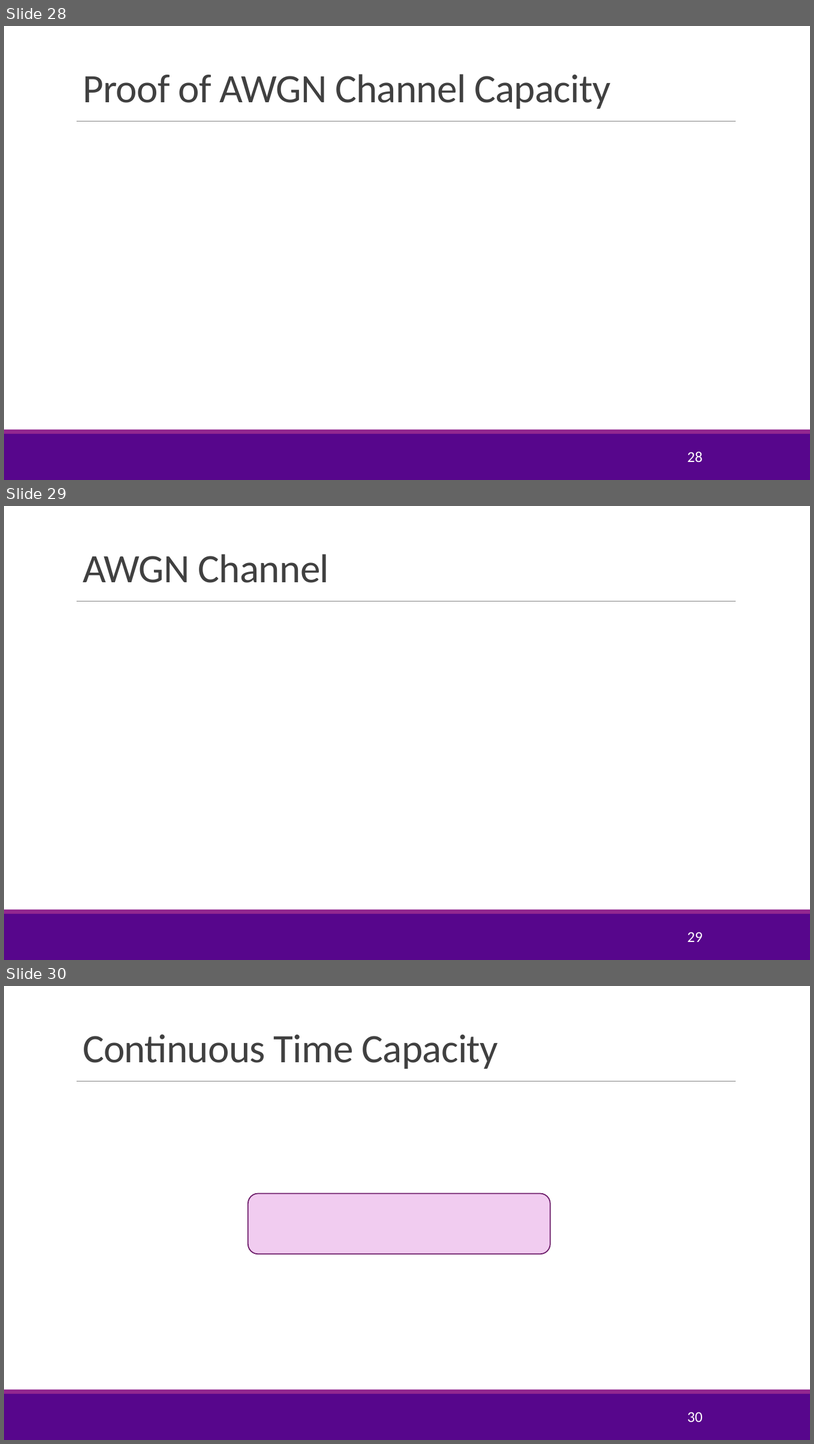
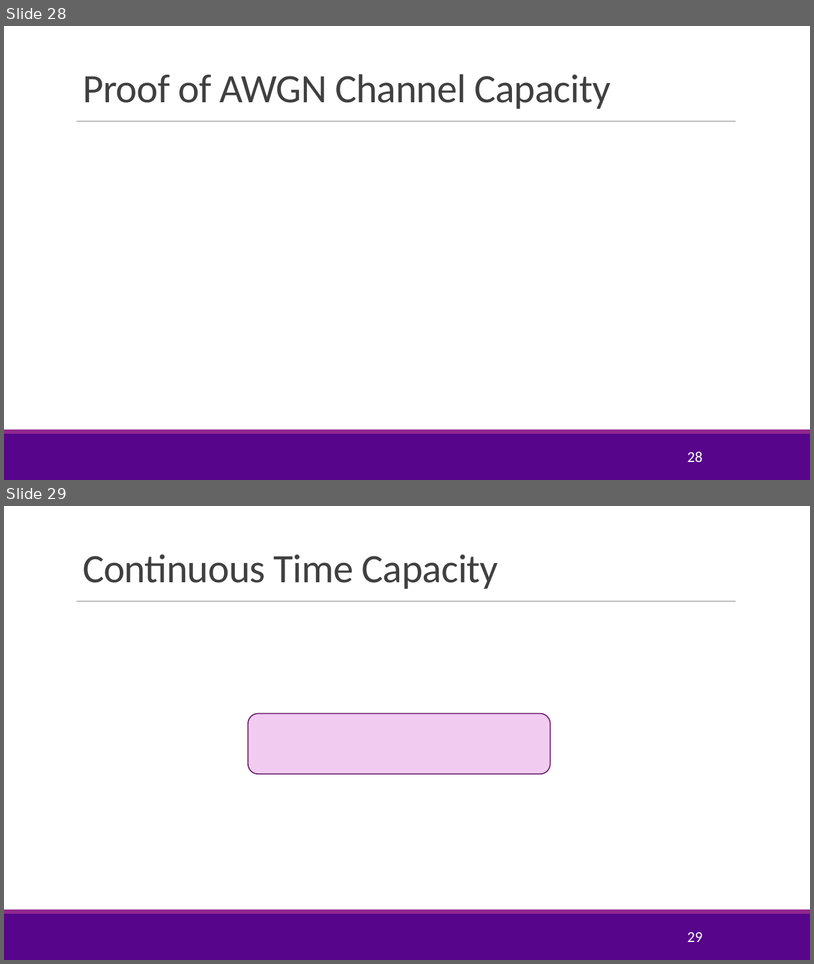
Before and after one commit to sdrangan/digitalcomm, a slide deck: Lectures/Unit11_Capacity.pptx. Shown one above the other, each under a label of ours: slides 28, 29 and 30 before the commit, slides 28 and 29 after it. The pictures are 814x1444 and 814x964 pixels, drawn with LibreOffice and Linux fonts; fonts in the diff are those of the drawing; grey boxes stand for pictures; background and template pictures are left out. Boxes give left, top, right and bottom in pixels: in the first picture for what was removed or moved away, otherwise in the second. Text is boxed around its words. In the diff, an @@ line names an element or a change of style, - is before the commit and + after.

```diff
--- a/Lectures/Unit11_Capacity.pptx
+++ b/Lectures/Unit11_Capacity.pptx
@@ slide 29 removed at <box>4,506,810,960</box>, background #FFFFFF; not listed: 3 template elements that a slide beside it also shows @@
@@ title removed at <box>83,554,329,583</box> @@
-AWGN Channel
@@ page number removed at <box>687,931,703,942</box> @@
-29
@@ what was slide 30 is now slide 29 @@
@@ page number at <box>687,931,703,942</box>: text changed @@
-30
+29
```
Also in this commit, not shown: 1 slide changed, 2 slides added, 1 other file.
